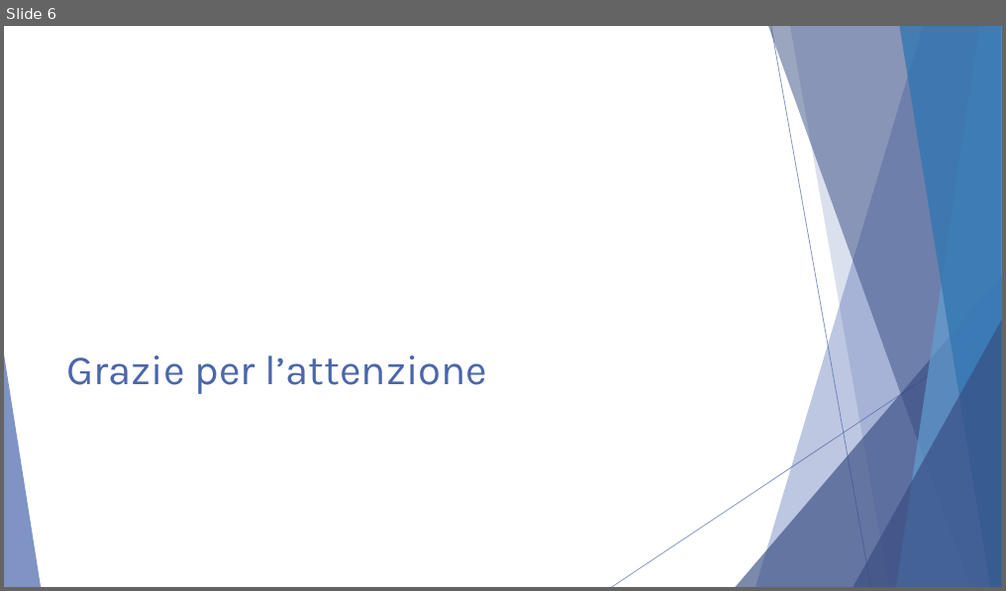
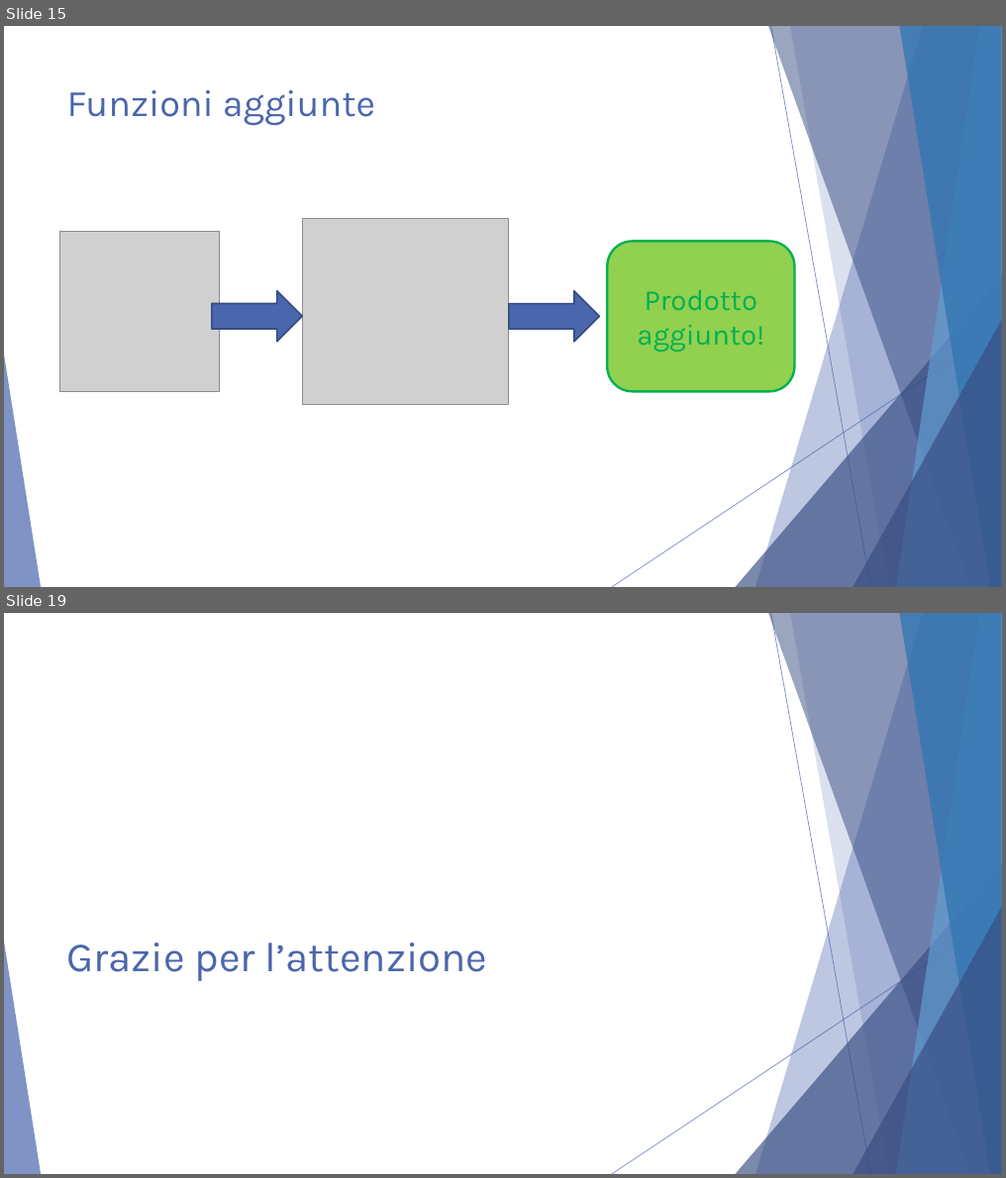
Before and after one commit to LordDiablo3542/Progetto_3_SamStock, a slide deck: 04_Documentazione/SAMTSTOCK.pptx. Shown one above the other, each under a label of ours: slide 6 before the commit, slides 15 and 19 after it; the slides between them are not shown. The pictures are 1006x591 and 1006x1178 pixels, drawn with LibreOffice and Linux fonts; fonts in the diff are those of the drawing; grey boxes stand for pictures. Boxes give left, top, right and bottom in pixels: in the first picture for what was removed or moved away, otherwise in the second. Text is boxed around its words. In the diff, an @@ line names an element or a change of style, - is before the commit and + after.

```diff
--- a/04_Documentazione/SAMTSTOCK.pptx
+++ b/04_Documentazione/SAMTSTOCK.pptx
@@ slide 15 added at <box>4,26,1002,587</box>, background #FFFFFF; not listed: 10 template elements that a slide beside it also shows @@
@@ title added at <box>67,90,375,126</box>, 36 pt, text #4A66AC @@
+Funzioni aggiunte
@@ picture added at <box>59,232,220,392</box> @@
@@ picture added at <box>303,219,509,405</box> @@
@@ rounded rectangle added at <box>607,242,795,392</box>, fill #92D050, outline #00B050 2.25 pt, 28 pt, text #00B050 @@
+Prodotto
+aggiunto!
@@ right arrow added at <box>212,291,303,342</box>, fill #4A66AC, outline #374B7F 1.5 pt @@
@@ right arrow added at <box>509,291,600,342</box>, fill #4A66AC, outline #374B7F 1.5 pt @@
@@ what was slide 6 is now slide 19 @@
```
Also in this commit, not shown: 3 slides changed, 12 other slides added.
